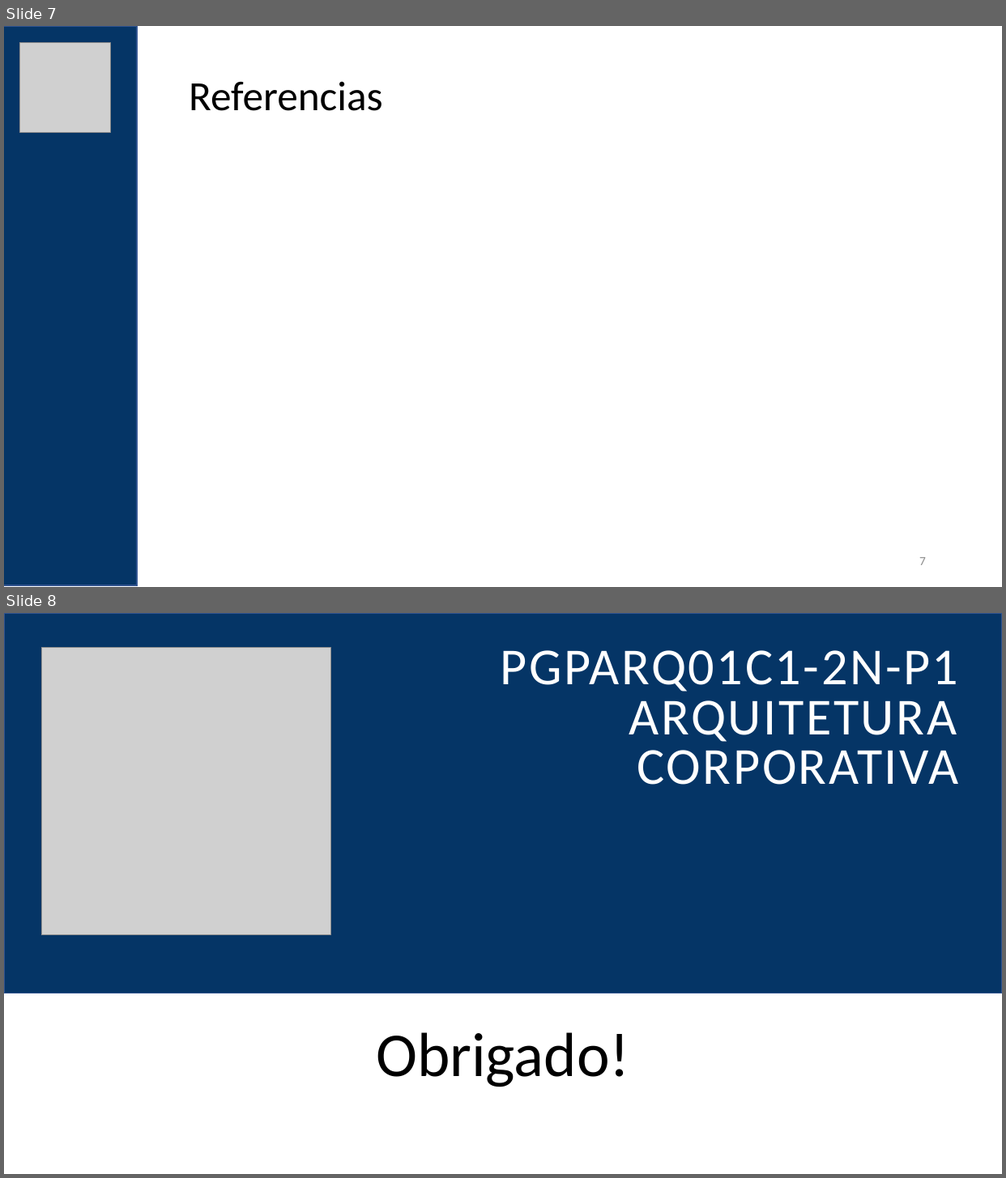
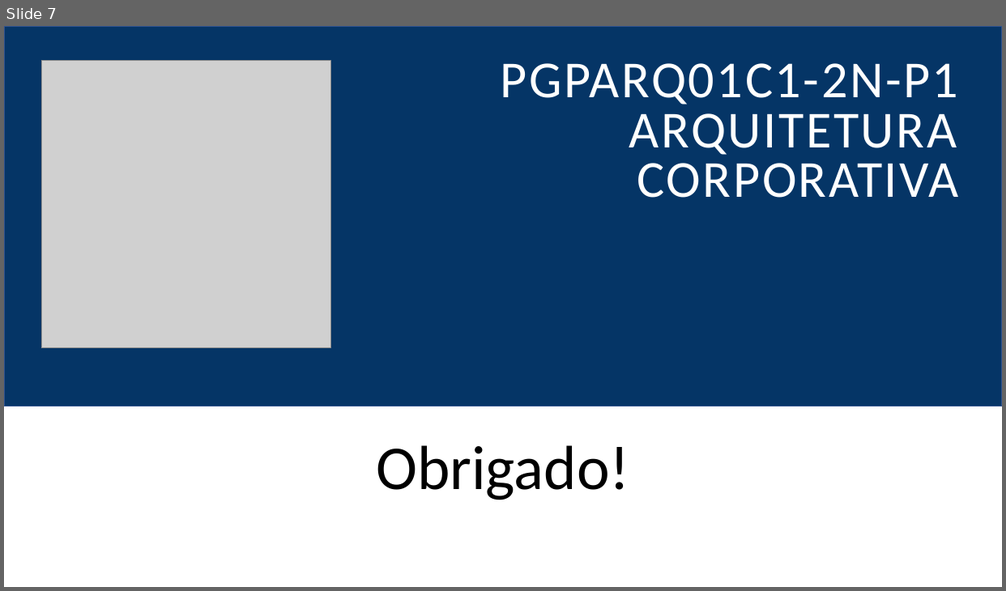
Before and after one commit to felipementel/inefnet-arq-corp, a slide deck: PGPARQ01C1-2N-P1-Arquitetura-Corporativa.pptx. Shown one above the other, each under a label of ours: slides 7 and 8 before the commit, slide 7 after it. The pictures are 1006x1178 and 1006x591 pixels, drawn with LibreOffice and Linux fonts; fonts in the diff are those of the drawing; grey boxes stand for pictures. Boxes give left, top, right and bottom in pixels: in the first picture for what was removed or moved away, otherwise in the second. Text is boxed around its words. In the diff, an @@ line names an element or a change of style, - is before the commit and + after.

```diff
--- a/PGPARQ01C1-2N-P1-Arquitetura-Corporativa.pptx
+++ b/PGPARQ01C1-2N-P1-Arquitetura-Corporativa.pptx
@@ slide 7 removed at (4,26,1002,587), background #FFFFFF @@
@@ rectangle removed at (4,26,137,586) @@
@@ picture removed at (19,42,110,132) @@
@@ text removed at (189,81,383,111) @@
-Referencias
@@ page number removed at (919,557,926,565) @@
-7
@@ what was slide 8 is now slide 7 @@
```
Also in this commit, not shown: 1 slide changed, 5 slides added, 5 other slides removed.
